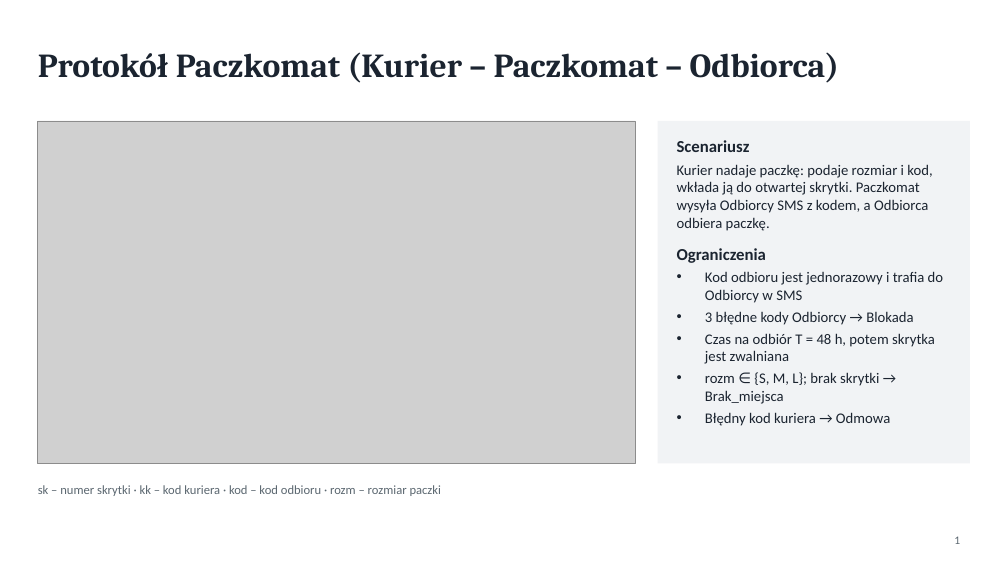
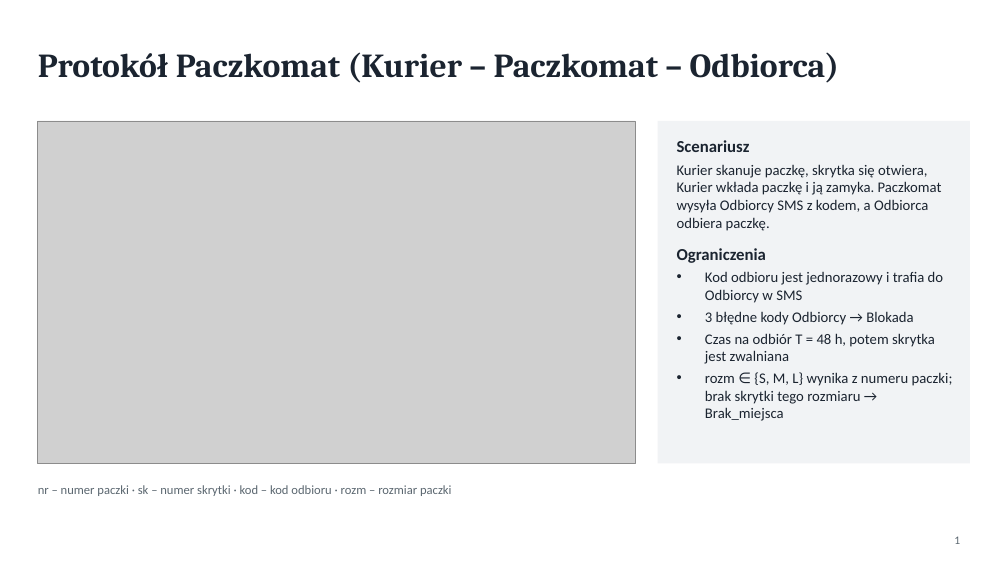
Before and after one commit to al3m1x/com-soft-for-internet-of-things, a slide deck: slide 1 of project/parcel-locker-protocol.pptx. Drawn at 1008x567 pixels with LibreOffice and Linux fonts; fonts in the diff are those of the drawing; grey boxes stand for pictures. Boxes give left, top, right and bottom in pixels: in the first picture for what was removed or moved away, otherwise in the second. Text is boxed around its words. In the diff, an @@ line names an element or a change of style, - is before the commit and + after.

```diff
--- a/project/parcel-locker-protocol.pptx
+++ b/project/parcel-locker-protocol.pptx
@@ text at <box>677,164,942,231</box>: text changed @@
-Kurier nadaje paczkę: podaje rozmiar i kod, wkłada ją do otwartej skrytki. Paczkomat wysyła Odbiorcy SMS z kodem, a Odbiorca odbiera paczkę.
+Kurier skanuje paczkę, skrytka się otwiera, Kurier wkłada paczkę i ją zamyka. Paczkomat wysyła Odbiorcy SMS z kodem, a Odbiorca odbiera paczkę.
@@ text at <box>705,372,953,421</box>: text changed @@
-• rozm ∈ {S, M, L}; brak skrytki → Brak_miejsca
-• Błędny kod kuriera → Odmowa
+• rozm ∈ {S, M, L} wynika z numeru paczki; brak skrytki tego rozmiaru → Brak_miejsca
@@ text at <box>38,485,452,496</box>: text changed @@
-sk – numer skrytki · kk – kod kuriera · kod – kod odbioru · rozm – rozmiar paczki
+nr – numer paczki · sk – numer skrytki · kod – kod odbioru · rozm – rozmiar paczki
```
Also in this commit, not shown: 1 other slide changed, 10 other files.
